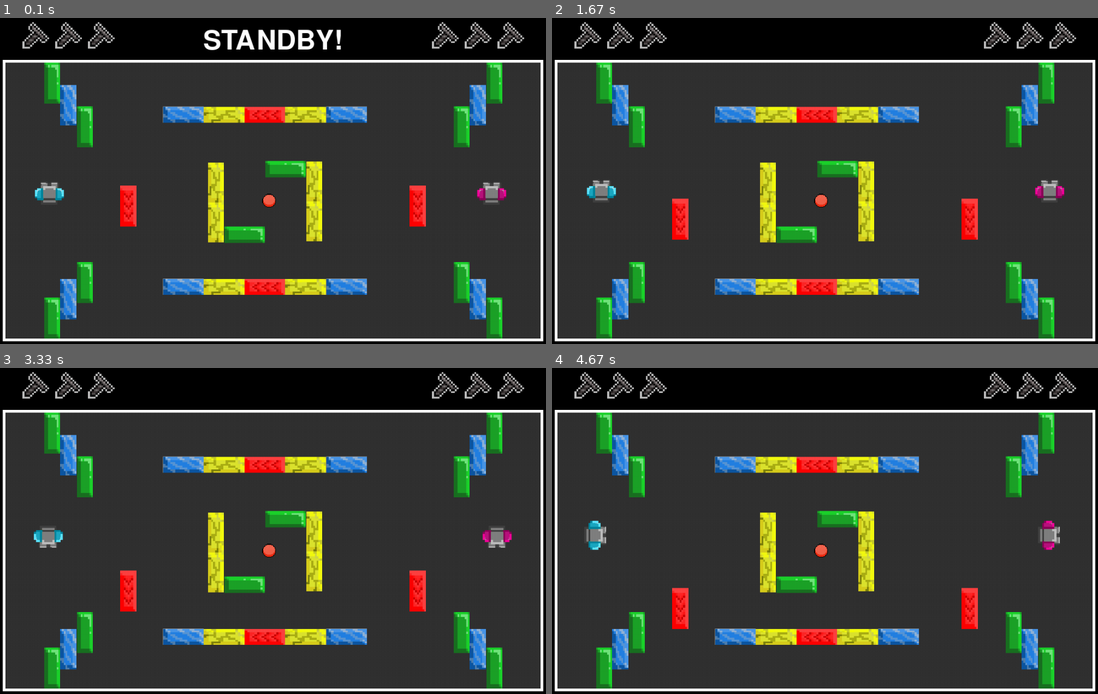
Above: before the commit, frames 1-4 (two rows, left to right).
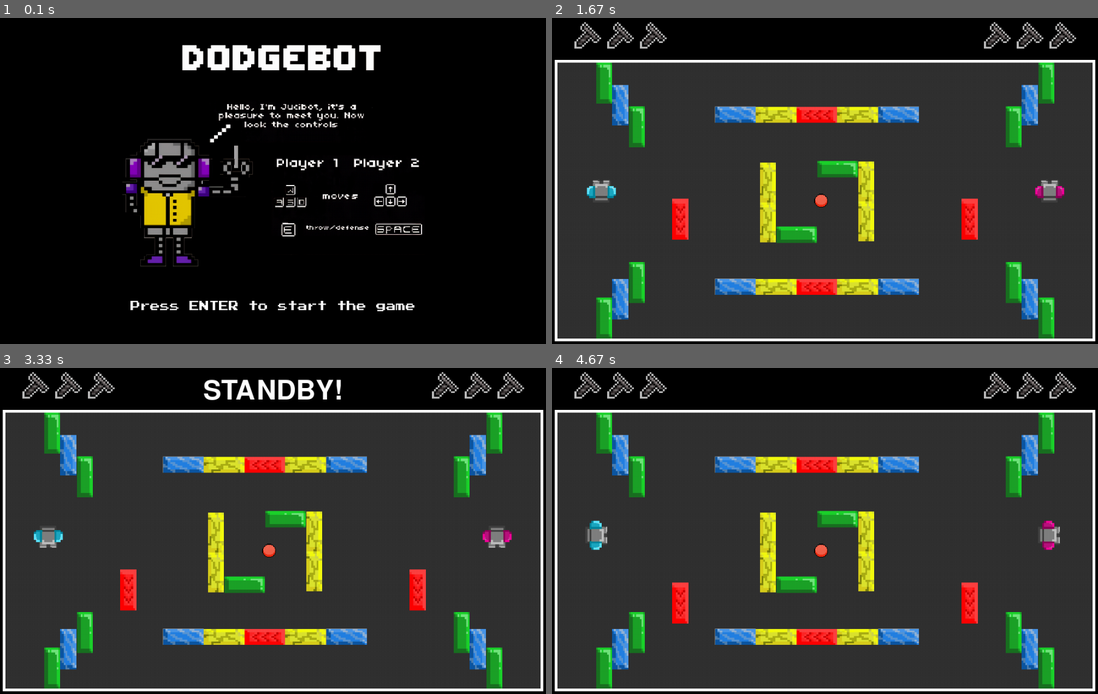
Above: after the commit, the same moments.

Repository: klissiadev/dodgebot_pygame
Game: pygame game, started from dodgebots-pygame.py
The game is run twice, just before and just after one commit, with the same random seed, the same clock (stepped at 60 frames per second) and the same inputs.
Inputs:
- Up to frame 1 (0.1 s): no input
- Up to frame 2 (1.67 s): tap Enter at 0.33 s; tap Space at 0.67, 1.07, 1.37, 1.57 s; hold Right 1-1.47 s; hold Up from 1.5 s (still down); hold W from 1.5 s (still down)
- Up to frame 3 (3.33 s): release Up at 1.8 s; release W at 1.8 s; hold Right 1.83-2.3 s; hold D 1.83-2.3 s; tap Space at 1.9, 2.2, 2.4, 2.7, 2.97 s; hold Left 2.33-2.87 s; hold A 2.33-2.87 s; hold Down 2.9-3.2 s; hold S 2.9-3.2 s; tap Enter at 3.23 s
- Up to frame 4 (4.67 s): hold A 3.57-3.97 s; tap Space at 3.63, 3.93, 4.07, 4.47 s; hold Up 4-4.37 s; hold W 4-4.37 s; hold Right from 4.4 s (still down); hold D from 4.4 s (still down); tap E at 4.55 s

The runs differ from the first frame. In frame 1, 88% of the frame differs, in the area x 0-100%, y 1-100%; in frame 2, nothing differs; in frame 3, 1.0%; in frame 4, 0.6%.

Commit message:
Home screen

Diff:
--- a/dodgebots-pygame.py
+++ b/dodgebots-pygame.py
@@ -17,6 +17,13 @@
 
 screen = pygame.display.set_mode((SCREEN_WIDTH, SCREEN_HEIGHT))
 pygame.display.set_caption("Dodgebot - PyGame Edition - 2024-09-30")
+
+home_screen = pygame.transform.scale(pygame.image.load("./assets/home.png").convert_alpha(), (750, 460))
+start_font = pygame.font.Font('assets/PressStart2P.ttf', 18)
+start_text = start_font.render("Press ENTER to start the game", True, COLOR_WHITE)
+start_text_rect = start_text.get_rect()
+start_text_rect.center = (500, 530)
+on_text = 0
 
 # Playing field
 FIELD_WIDTH = SCREEN_WIDTH - 10
@@ -162,7 +169,8 @@
 
 
 # loop
-interval = True
+start = True
+interval = False
 running = True
 pause_time = 0
 is_paused = False
@@ -183,102 +191,116 @@
     for event in pygame.event.get():
         if event.type == pygame.QUIT:
             running = False
-
         if event.type == pygame.KEYDOWN:
-            if event.key == pygame.K_SPACE or event.key == pygame.K_e:
+            if event.key == pygame.K_RETURN:
+                start = False
+                interval = True
+            if (event.key == pygame.K_SPACE or event.key == pygame.K_e) and interval:
                 interval = False
 
     keys = pygame.key.get_pressed()
 
-    if interval:
-        message_surface = font.render("STANDBY!", True, COLOR_WHITE)
-        message_rect = message_surface.get_rect(center=(SCREEN_WIDTH // 2, SCREEN_HEIGHT // 13))
-        screen.blit(message_surface, message_rect)
+    if start:
+        screen.fill(COLOR_BLACK)
+        screen.blit(home_screen, (150, 20))
+        # flashing TEXT
+        if on_text < 240:
+            screen.blit(start_text, start_text_rect)
+            on_text += 1
+        elif on_text < 400:
+            on_text += 1
+        else:
+            on_text = 0
     else:
-
-        if is_paused:
-            message_surface = font.render("It´s a Hit!", True, COLOR_WHITE)
+        if interval:
+            message_surface = font.render("STANDBY!", True, COLOR_WHITE)
             message_rect = message_surface.get_rect(center=(SCREEN_WIDTH // 2, SCREEN_HEIGHT // 13))
             screen.blit(message_surface, message_rect)
-
-            # Verifique se os 2 segundos se passaram
-            if time.time() - pause_time >= 2:
-                is_paused = False
-
-
         else:
-            player1.move(keys, blocks, ball, player2)
-            player2.move(keys, blocks, ball, player1)
-
-            if ball.in_move:
-                ball.move()
-                ball.check_collision(blocks)
-
-            player1.update_animation(keys,ball)
-            player2.update_animation(keys,ball)
-
-            # Catching the ball when speed equals to zero
-            if ball.speed_x == 0 and ball.speed_y == 0:
-                if player1.x == ball.rect.left and player1.y == ball.rect.top:
-                    player1.image = player1.images['throwing']
-
-            # checks if player 1 was hit
-            if ball.hit_player(player1) is True and not player1.holding_ball and not player1_hit:
-                if player1.throw_state is False and not player2.holding_ball:
-                    player1_hits += 1
-                    player1_hit = True
-                    if player1_hits >= 3:
-                        player1.life -= 1
-                        is_paused = True
-                        pause_time = time.time()
-                        player1.start_position(True)
-                        player2.start_position(False)
-                        ball.random_spawn(blocks)
-
-            # checks if player 2 was hit
-            if ball.hit_player(player2) is True and not player2.holding_ball and not player2_hit:
-                if player2.throw_state is False and not player1.holding_ball:
-                    player2_hits += 1
-                    player2_hit = True
-                    if player2_hits >= 3:
-                        player2.life -= 1
-                        is_paused = True
-                        pause_time = time.time()
-                        player1.start_position(True)
-                        player2.start_position(False)
-                        ball.random_spawn(blocks)
-
-            if not ball.in_move:
-                player1_hit = False
-                player2_hit = False
-
-            for block in blocks:
-                if block.block_type == "vertical-chaotic":
-                    block.chaotic_move()
-
-            if player1.life <= 0 or player2.life <= 0:
-                interval = True
-                player1 = pl.Player(60, FIELD_HEIGHT / 2 + 30, player1_controls, player1_image)
-                player2 = pl.Player(FIELD_WIDTH - 120, FIELD_HEIGHT / 2 + 30, player2_controls, player2_image)
-
-
-
-    # Draw field
-    pygame.draw.rect(screen, COLOR_DARK_GRAY, (BORDER_THICKNESS, 80, FIELD_WIDTH, FIELD_HEIGHT))
-    pygame.draw.rect(screen, COLOR_WHITE, (BORDER_THICKNESS, 80, FIELD_WIDTH, FIELD_HEIGHT), BORDER_THICKNESS)
-    draw_lives_player(40, player1.life)
-    draw_lives_player(SCREEN_WIDTH - 210, player2.life)
-
-    # Draw players, blocks, and ball
-    player1.draw(screen)
-    player2.draw(screen)
-    ball.draw(screen)
-
-    for block in blocks:
-        block.draw(screen)
-
-
-    # update screen
+
+            if is_paused:
+                message_surface = font.render("It´s a Hit!", True, COLOR_WHITE)
+                message_rect = message_surface.get_rect(center=(SCREEN_WIDTH // 2, SCREEN_HEIGHT // 13))
+                screen.blit(message_surface, message_rect)
+
+                # Verifique se os 2 segundos se passaram
+                if time.time() - pause_time >= 2:
+                    is_paused = False
+
+
+            else:
+                player1.move(keys, blocks, ball, player2)
+                player2.move(keys, blocks, ball, player1)
+
+                if ball.in_move:
+                    ball.move()
+                    ball.check_collision(blocks)
+
+                player1.update_animation(keys,ball)
+                player2.update_animation(keys,ball)
+
+                # Catching the ball when speed equals to zero
+                if ball.speed_x == 0 and ball.speed_y == 0:
+                    if player1.x == ball.rect.left and player1.y == ball.rect.top:
+                        player1.image = player1.images['throwing']
+
+                # checks if player 1 was hit
+                if ball.hit_player(player1) is True and not player1.holding_ball and not player1_hit:
+                    if player1.throw_state is False and not player2.holding_ball:
+                        player1_hits += 1
+                        player1_hit = True
+                        if player1_hits >= 3:
+                            player1.life -= 1
+                            is_paused = True
+                            pause_time = time.time()
+                            player1.start_position(True)
+                            player2.start_position(False)
+                            ball.random_spawn(blocks)
+
+                # checks if player 2 was hit
+                if ball.hit_player(player2) is True and not player2.holding_ball and not player2_hit:
+                    if player2.throw_state is False and not player1.holding_ball:
+                        player2_hits += 1
+                        player2_hit = True
+                        if player2_hits >= 3:
+                            player2.life -= 1
+                            is_paused = True
+                            pause_time = time.time()
+                            player1.start_position(True)
+                            player2.start_position(False)
+                            ball.random_spawn(blocks)
+
+                if not ball.in_move:
+                    player1_hit = False
+                    player2_hit = False
+
+                for block in blocks:
+                    if block.block_type == "vertical-chaotic":
+                        block.chaotic_move()
+
+                if player1.life <= 0 or player2.life <= 0:
+                    interval = True
+                    player1 = pl.Player(60, FIELD_HEIGHT / 2 + 30, player1_controls, player1_image)
+                    player2 = pl.Player(FIELD_WIDTH - 120, FIELD_HEIGHT / 2 + 30, player2_controls, player2_image)
+
+
+
+        # Draw field
+        pygame.draw.rect(screen, COLOR_DARK_GRAY, (BORDER_THICKNESS, 80, FIELD_WIDTH, FIELD_HEIGHT))
+        pygame.draw.rect(screen, COLOR_WHITE, (BORDER_THICKNESS, 80, FIELD_WIDTH, FIELD_HEIGHT), BORDER_THICKNESS)
+        draw_lives_player(40, player1.life)
+        draw_lives_player(SCREEN_WIDTH - 210, player2.life)
+
+        # Draw players, blocks, and ball
+        player1.draw(screen)
+        player2.draw(screen)
+        ball.draw(screen)
+
+        for block in blocks:
+            block.draw(screen)
+
+
+        # update screen
     pygame.display.flip()
 
 pygame.quit()
Binary file added: assets/PressStart2P.ttf
Binary file added: assets/home.png
